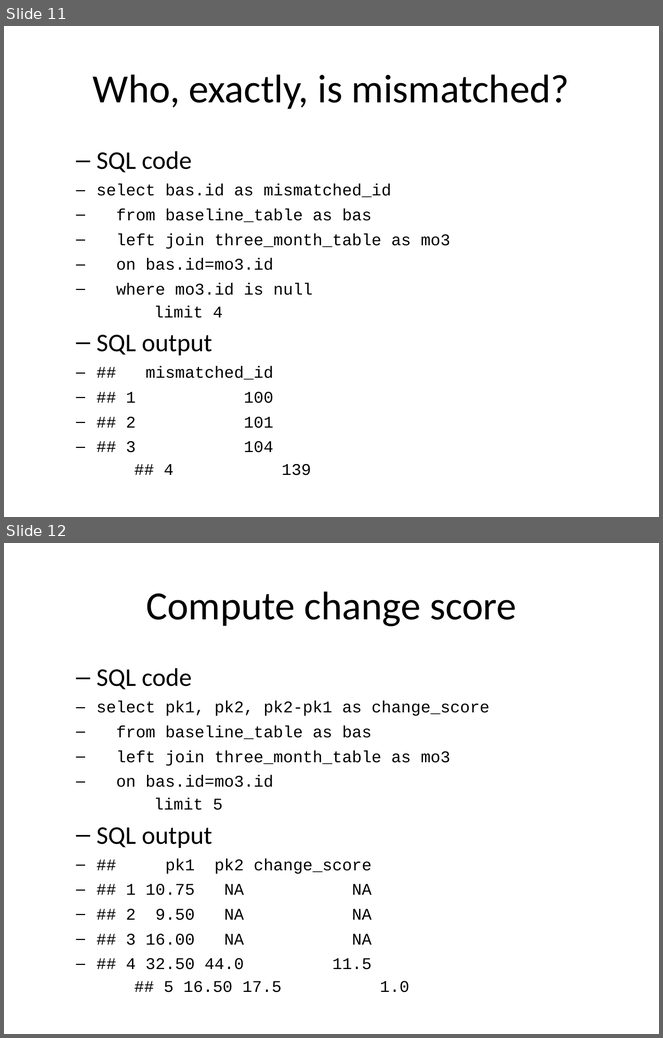
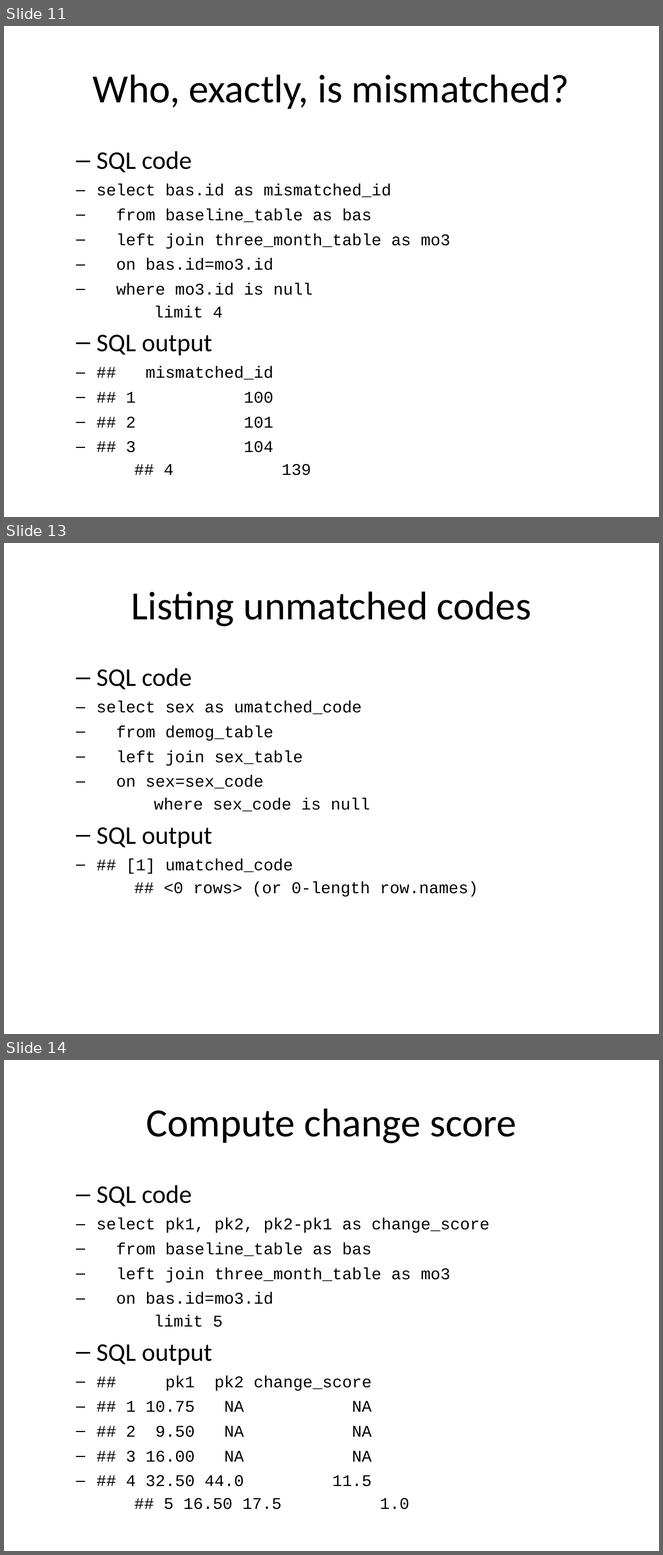
Before and after one commit to pmean/introduction-to-sql, a slide deck: src/counting-mismatches.pptx. Shown one above the other, each under a label of ours: slides 11 and 12 before the commit, slides 11, 13 and 14 after it; the slides between them are not shown. The pictures are 663x1038 and 663x1555 pixels, drawn with LibreOffice and Linux fonts; fonts in the diff are those of the drawing. Boxes give left, top, right and bottom in pixels: in the first picture for what was removed or moved away, otherwise in the second. Text is boxed around its words. In the diff, an @@ line names an element or a change of style, - is before the commit and + after.

Commit message:
Added unmatched label example to counting-mismatches.Rmd

```diff
--- a/src/counting-mismatches.pptx
+++ b/src/counting-mismatches.pptx
@@ slide 13 added at [4, 543, 659, 1034], background #FFFFFF @@
@@ title added at [131, 591, 531, 627], 44 pt, text #000000 @@
+Listing unmatched codes
@@ text added at [97, 668, 478, 897], 18 pt, text #000000 @@
+  – SQL code
+select sex as umatched_code
+from demog_table
+left join sex_table
+on sex=sex_code
+where sex_code is null
+  – SQL output
+## [1] umatched_code
+## <0 rows> (or 0-length row.names)
@@ what was slide 12 is now slide 14 @@
```
Also in this commit, not shown: 1 slide changed, 3 other slides added, 1 slide removed, 1 other file.
